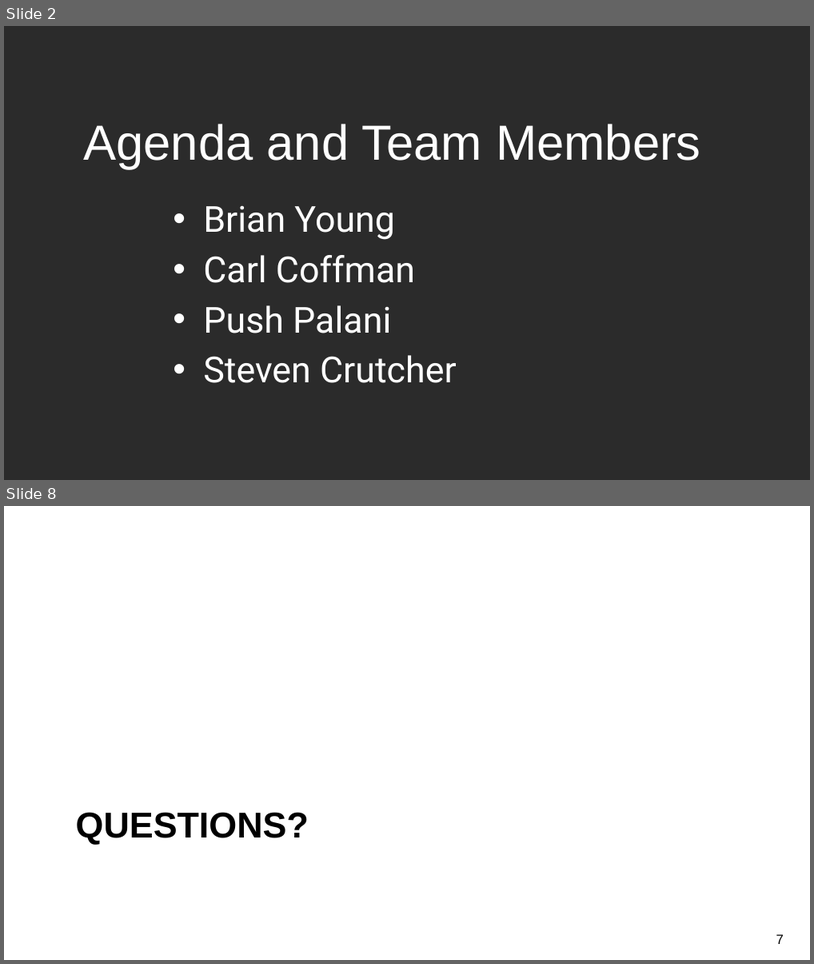
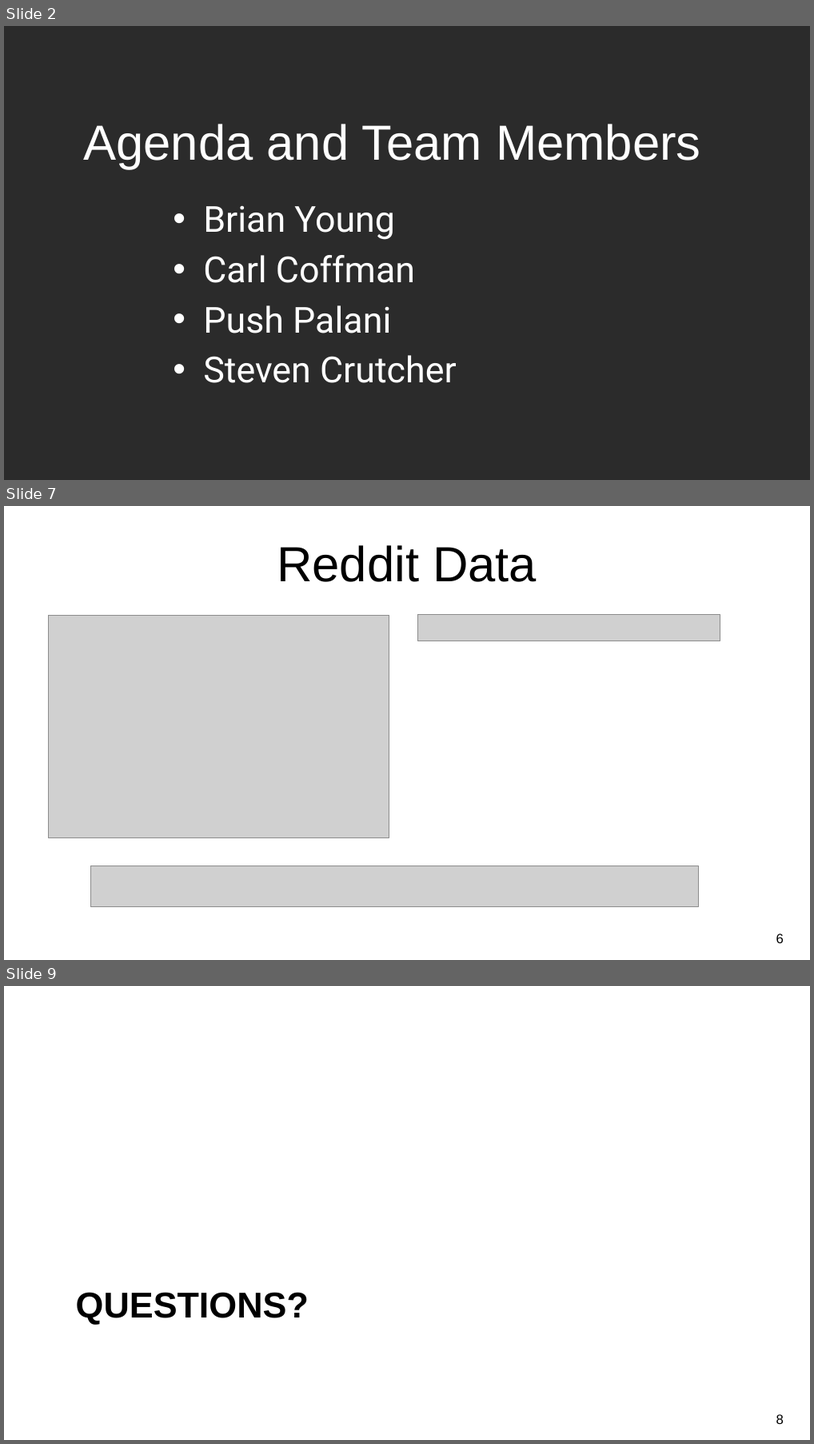
Before and after one commit to CCC-GH/FinalProject-Stock, a slide deck: draft0_NU-FinalProject_Stocks.pptx. Shown one above the other, each under a label of ours: slides 2 and 8 before the commit, slides 2, 7 and 9 after it; the slides between them are not shown. The pictures are 814x964 and 814x1444 pixels, drawn with LibreOffice and Linux fonts; fonts in the diff are those of the drawing; grey boxes stand for pictures; background and template pictures are left out; a plain dark background stands for a picture behind light text. Boxes give left, top, right and bottom in pixels: in the first picture for what was removed or moved away, otherwise in the second. Text is boxed around its words. In the diff, an @@ line names an element or a change of style, - is before the commit and + after.

```diff
--- a/draft0_NU-FinalProject_Stocks.pptx
+++ b/draft0_NU-FinalProject_Stocks.pptx
@@ slide 7 added at [4,506,810,960], background picture (left out) @@
@@ title added at [277,545,537,582], 44 pt, text #000000 @@
+Reddit Data
@@ picture added at [48,615,390,837] @@
@@ picture added at [418,615,720,640] @@
@@ picture added at [91,866,699,907] @@
@@ page number added at [777,933,784,943], 12 pt, text #000000 @@
+6
@@ what was slide 8 is now slide 9 @@
@@ page number at [777,1414,784,1424]: text changed @@
-7
+8
```
Also in this commit, not shown: 3 slides changed, 2 other slides added, 2 slides removed, 17 other files.
